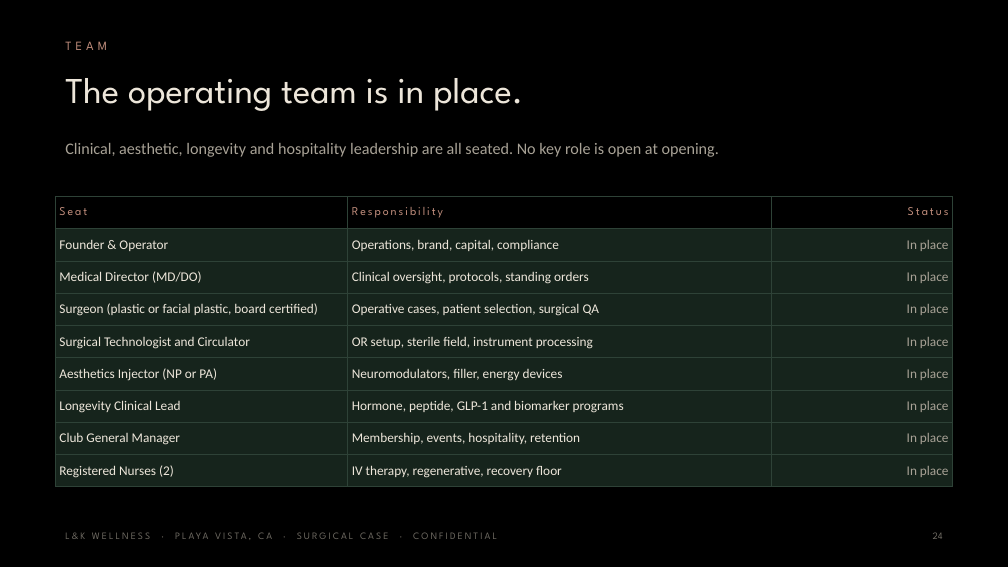
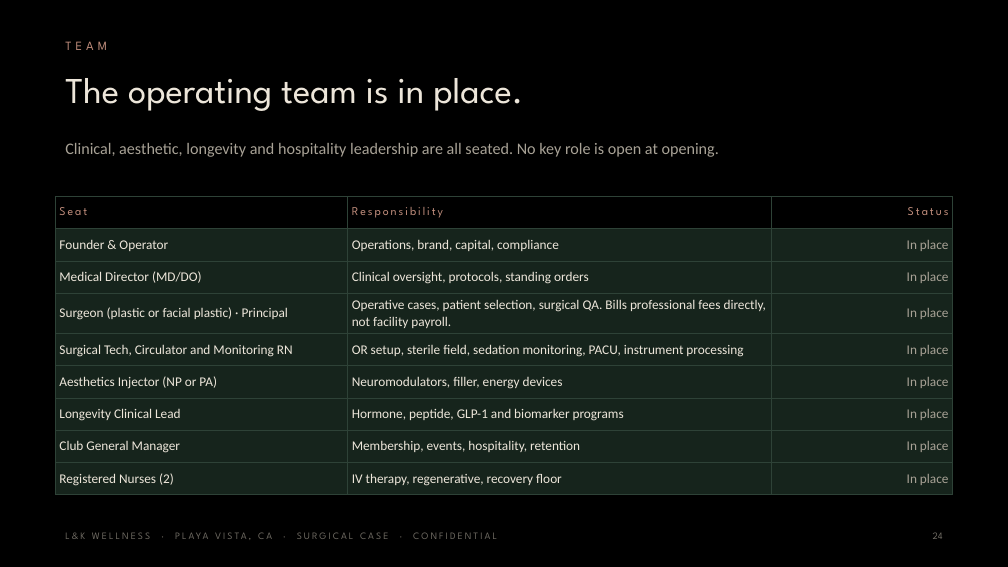
Before and after one commit to apexalpha811/lkwellness_OR, a slide deck: slide 24 of L-K-Wellness-Surgical-5.55M.pptx. Drawn at 1008x567 pixels with LibreOffice and Linux fonts; fonts in the diff are those of the drawing. Boxes give left, top, right and bottom in pixels: in the first picture for what was removed or moved away, otherwise in the second. Text is boxed around its words. In the diff, an @@ line names an element or a change of style, - is before the commit and + after.

```diff
--- a/L-K-Wellness-Surgical-5.55M.pptx
+++ b/L-K-Wellness-Surgical-5.55M.pptx
@@ table at box(55, 197, 953, 490) @@
-row 4, column 1: Surgeon (plastic or facial plastic, board certified)
+row 4, column 1: Surgeon (plastic or facial plastic) · Principal
-row 4, column 2: Operative cases, patient selection, surgical QA
+row 4, column 2: Operative cases, patient selection, surgical QA. Bills professional fees directly, not facility payroll.
-row 5, column 1: Surgical Technologist and Circulator
+row 5, column 1: Surgical Tech, Circulator and Monitoring RN
-row 5, column 2: OR setup, sterile field, instrument processing
+row 5, column 2: OR setup, sterile field, sedation monitoring, PACU, instrument processing
```
Also in this commit, not shown: 14 other slides changed, 4 other files.
